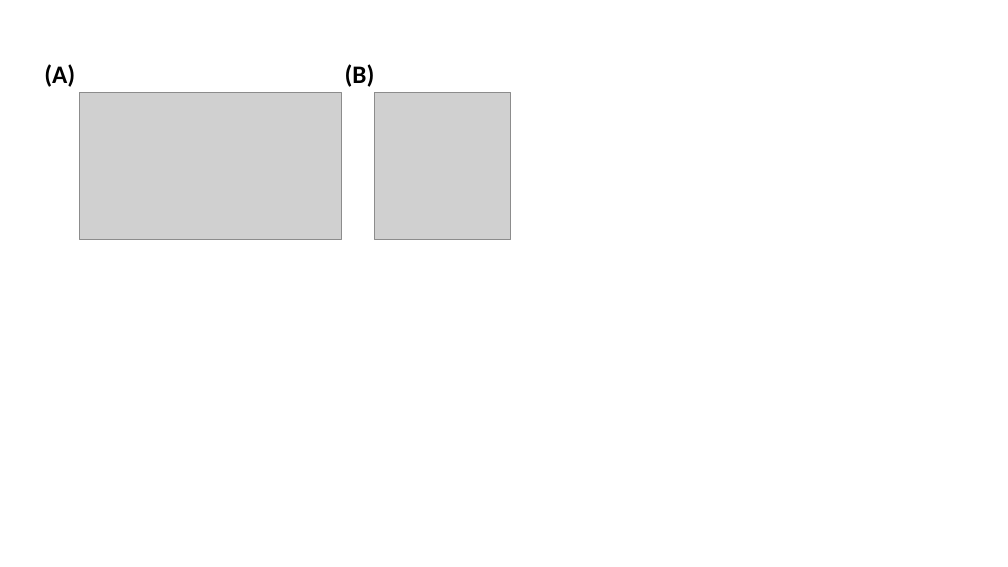
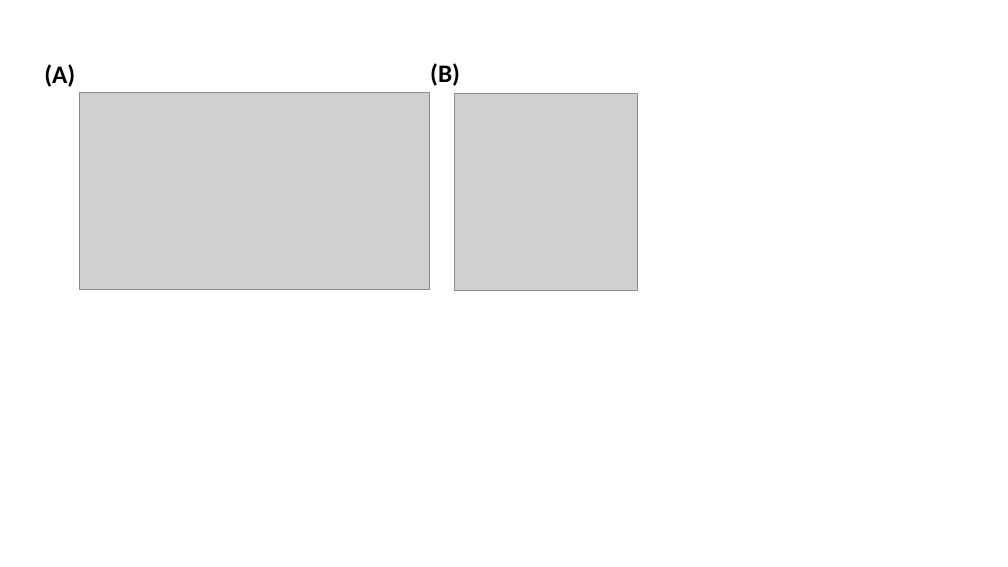
Before and after one commit to Caleb-Huo/Caleb-Huo.github.io, a slide deck: slide 1 of teaching/2017FALL/HW/HW2/Presentation1.pptx. Drawn at 1008x567 pixels with LibreOffice and Linux fonts; fonts in the diff are those of the drawing; grey boxes stand for pictures. Boxes give left, top, right and bottom in pixels: in the first picture for what was removed or moved away, otherwise in the second. Text is boxed around its words. In the diff, an @@ line names an element or a change of style, - is before the commit and + after.

```diff
--- a/teaching/2017FALL/HW/HW2/Presentation1.pptx
+++ b/teaching/2017FALL/HW/HW2/Presentation1.pptx
@@ text "(B)": place and size @@
-text "(B)" at bbox=[345, 64, 375, 87]
+text "(B)" at bbox=[430, 63, 460, 86]
@@ picture: place and size @@
-picture at bbox=[79, 92, 341, 240]
+picture at bbox=[79, 92, 430, 290]
@@ picture: place and size @@
-picture at bbox=[374, 92, 511, 240]
+picture at bbox=[455, 93, 638, 290]
```
Also in this commit, not shown: 2 other files.
